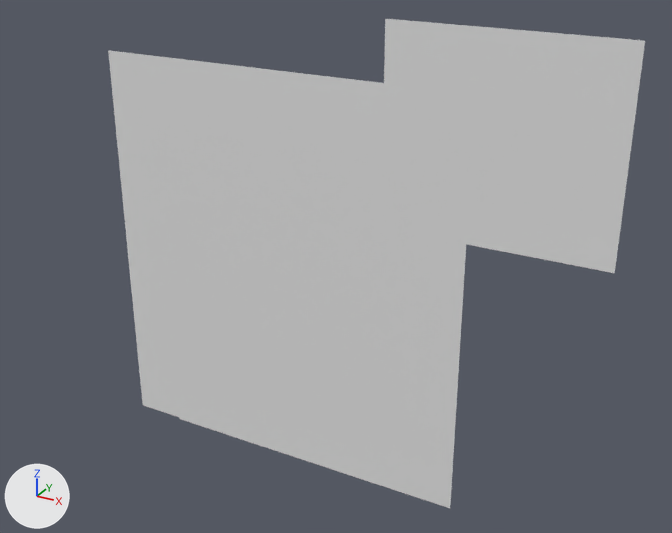
A saved change to the OBJ model Assets/Tiled2Unity/Meshes/Map.obj.
Camera for both pictures: a 50 mm lens placed at (20.3, -165.6, 3.9), pointed at (-74.2, 6.1, -82.0). The lights are fixed; the arrows at lower left show +X, +Y and +Z. Where no turn or scale is listed for an object, it has been applied to the vertices.

Objects in the first picture: 'Map'.
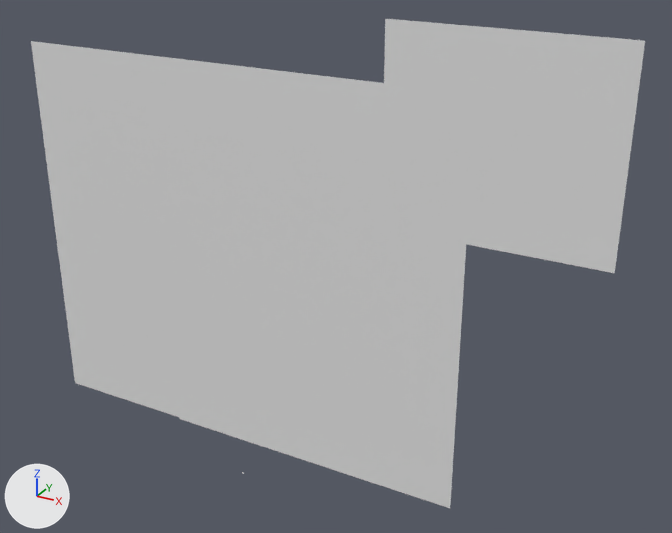
Commit message: the map

What differs and where, as boxes [x1, y1, x2, y2] in the pictures (672 x 533 px):
'Map', reshaped (14% wider): before [108, 19, 645, 508]; after [31, 19, 645, 508]
part 1 of me_map, added: after [31, 41, 143, 405]

Patch to the scene script:
```diff
--- a/Assets/Tiled2Unity/Meshes/Map.obj.py
+++ b/Assets/Tiled2Unity/Meshes/Map.obj.py
@@ me_map @@
 # used by ob_map; location = (0.0, 0.0, 0.0)
-me_map.from_pydata(...)  # 44860 vertices, 44382 faces; spans x -131.0..-11.0, y 0.0, z -133.4..-24.5
+me_map.from_pydata(...)  # 55115 vertices, 54583 faces; spans x -155.5..-11.0, y 0.0, z -144.0..-24.5
+# me_map part 1: 10251 vertices added at x -155.5..-131.5, y 0.0, z -133.0..-37.0
```
